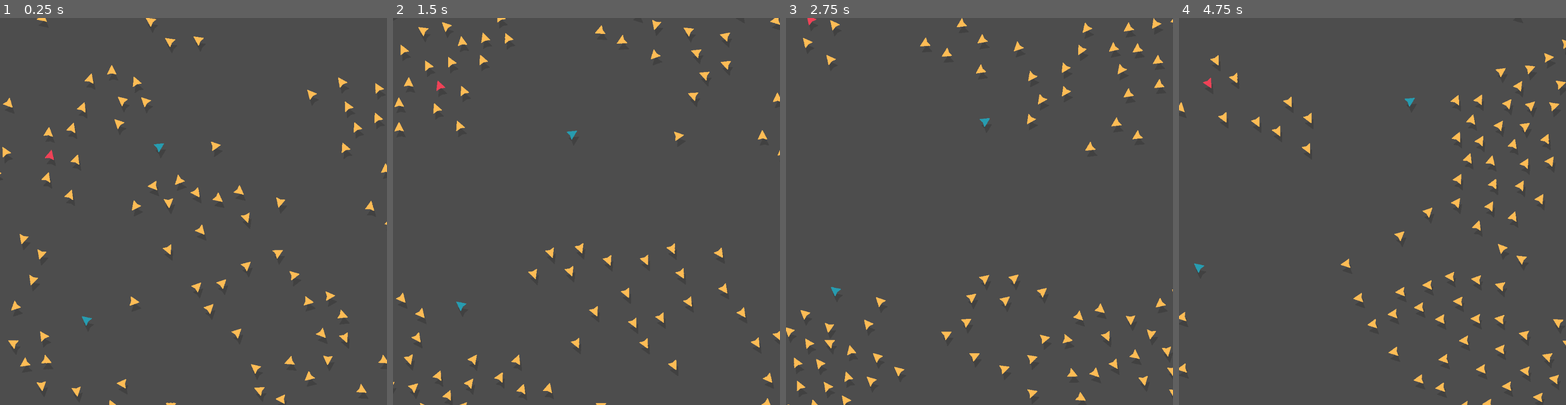
Above: before the commit, frames 1-4 (left to right).
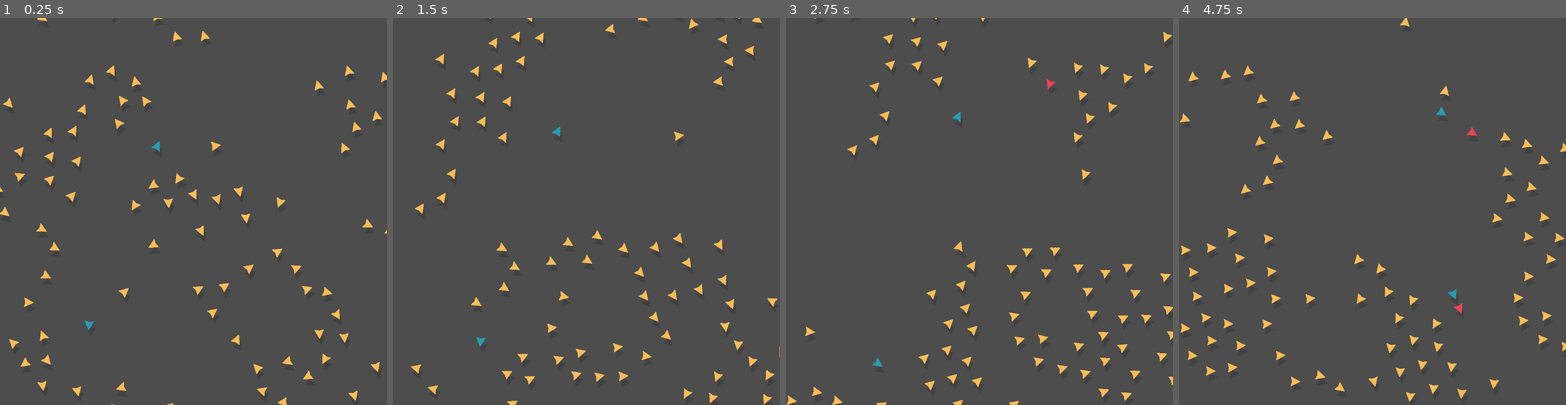
Above: after the commit, the same moments.

Repository: stefanhacks/goids
Game: Godot game, scene res://scenes/main.tscn
Same seed, same stepped clock (60 frames per second), same inputs: the game is played once before the commit and once after it. The project has no main scene, so this scene is started directly.
Inputs:
- Up to frame 1 (0.25 s): no input
- Up to frame 2 (1.5 s): no input
- Up to frame 3 (2.75 s): no input
- Up to frame 4 (4.75 s): no input

The runs differ from the first frame. In frame 1, 2.7% of the frame differs, in the area x 0-100%, y 0-100%; in frame 2, 4.3%; in frame 3, 4.6%; in frame 4, 4.9%.

Commit message:
Predator behavior.

Diff:
--- a/scenes/components/boid.gd
+++ b/scenes/components/boid.gd
@@ -2,23 +2,28 @@
 extends Node2D
 
 @export var normal_color: Color = Color('febc55')
-@export var predator_color: Color = Color('279cb0')
+@export var targeted_color: Color = Color('f04257')
 @export var tracking_color: Color = Color('f04257')
 @export var testing = false
 
 @onready var shadow_root: Node2D = $ShadowRoot
 @onready var body_root: Node2D = $BodyRoot
 @onready var direction_line: Line2D = $DirectionLine
+@onready var splat_emitter: CPUParticles2D = $SplatEmitter
 
 var boids: Array[Boid] = []
 var direction: Vector2
 var active_area: Vector2 = Vector2.ONE * 1000
+var speed = Constants.BOID_SPEED
 
 var tracking = false
 var show_direction_line = false
 
 var predator = false
-var target: Boid
+var targeted = false:
+	set(value):
+		targeted = value
+		speed = Constants.BOID_FLEEING_SPEED if value == true else Constants.BOID_SPEED
 
 
 func _ready() -> void:
@@ -34,14 +39,11 @@
 		return
 
 	# Multiplied by arbitrary weights
-	if predator == true:
-		direction = direction + _seek()
-	else:
-		var separation = _separation() * 50
-		var alignment = _alignment() * 1
-		var cohesion = _cohesion() * 1
+	var separation = _separation() * 50
+	var alignment = _alignment() * (1 if targeted == false else 0)
+	var cohesion = _cohesion() * (1 if targeted == false else 0)
 
-		direction = (direction + separation + alignment + cohesion).normalized()
+	direction = (direction + separation + alignment + cohesion).normalized()
 
 	_track()
 	_update_direction_line()
@@ -49,25 +51,8 @@
 	_wrap_around()
 
 
-func _track() -> void:
-	if tracking:
-		body_root.modulate = tracking_color
-	elif predator:
-		body_root.modulate = predator_color
-	else:
-		body_root.modulate = normal_color
-
-
-func _update_direction_line(point_to = direction) -> void:
-	if show_direction_line == true:
-		direction_line.modulate = body_root.modulate
-		direction_line.points[1] = point_to * 100
-
-	direction_line.visible = show_direction_line
-
-
 # Returns weighted vector pointing average distant direction of close by boids.
-func _separation(boid_radius = Constants.SEPARATION_RADIUS, predator_radius = Constants.PREDATOR_RADIUS) -> Vector2:
+func _separation(min_distance = Constants.SEPARATION_DISTANCE, min_predator_distance = Constants.AVOID_PREDATOR_DISTANCE) -> Vector2:
 	var separation = Vector2.ZERO
 
 	for boid in boids:
@@ -75,10 +60,10 @@
 		if distance == 0:
 			continue
 
-		if predator == false and boid.predator == true and predator_radius > distance:
+		if boid is PredatorBoid and distance < min_predator_distance:
 			var diff = (position - boid.position).normalized()
 			separation += diff * 500
-		elif boid_radius > distance:
+		elif distance < min_distance:
 			var diff = (position - boid.position).normalized()
 			separation += diff / distance
 
@@ -86,7 +71,7 @@
 
 
 # Returns normalized vector pointing towards average direction of close by boids.
-func _alignment(boid_radius = Constants.ALIGNMENT_RADIUS) -> Vector2:
+func _alignment(aligned_distance = Constants.ALIGNMENT_DISTANCE) -> Vector2:
 	var alignment = Vector2.ZERO
 
 	var aligned_to = 0.0
@@ -96,7 +81,7 @@
 		if boid == self:
 			continue
 
-		if boid_radius > distance and distance > 0:
+		if 0 < distance and distance < aligned_distance:
 			aligned_to += 1.0
 			direction_sum += boid.direction
 
@@ -107,14 +92,14 @@
 
 
 # Returns normalized vector pointing towards center position of close by boids.
-func _cohesion(boid_radius = Constants.COHESION_RADIUS) -> Vector2:
+func _cohesion(grouping_distance = Constants.COHESION_DISTANCE) -> Vector2:
 	var cohesion = Vector2.ZERO
 
 	var grouped_to = 0.0
 	var location_sum = Vector2.ZERO
 	for boid in boids:
 		var distance = boid.position.distance_to(position)
-		if boid_radius > distance and distance > 0:
+		if 0 < distance and distance < grouping_distance:
 			grouped_to += 1.0
 			location_sum += boid.position
 
@@ -125,23 +110,15 @@
 		return Vector2.ZERO
 
 
-func _seek() -> Vector2:
-	return Vector2.ZERO
+func _rotate(new_point) -> void:
+	body_root.look_at(new_point)
+	shadow_root.rotation = body_root.rotation
 
 
 func _move(delta: float) -> void:
-	var new_point = position + direction * 100.0
-	_rotate(new_point)
-
-	var speed = Constants.PREDATOR_SPEED if predator else Constants.NORMAL_SPEED
-
+	_rotate(position + direction * 100.0)
 	position.x += direction.x * delta * speed
 	position.y += direction.y * delta * speed
-
-
-func _rotate(new_point) -> void:
-	body_root.look_at(new_point)
-	shadow_root.rotation = body_root.rotation
 
 
 func _wrap_around() -> void:
@@ -154,3 +131,28 @@
 		position.y += active_area.y
 	elif(position.y > active_area.y):
 		position.y -= active_area.y
+
+
+func get_eaten() -> void:
+	splat_emitter.modulate = body_root.modulate
+	splat_emitter.emitting = true
+	body_root.visible = false
+	shadow_root.visible = false
+	splat_emitter.finished.connect(func(): queue_free())
+
+
+func _track() -> void:
+	if tracking:
+		body_root.modulate = tracking_color
+	elif targeted:
+		body_root.modulate = targeted_color
+	else:
+		body_root.modulate = normal_color
+
+
+func _update_direction_line(point_to = direction) -> void:
+	if show_direction_line == true:
+		direction_line.modulate = body_root.modulate
+		direction_line.points[1] = point_to * 100
+
+	direction_line.visible = show_direction_line
--- a/scenes/components/boid.tscn
+++ b/scenes/components/boid.tscn
@@ -1,12 +1,15 @@
-[gd_scene load_steps=3 format=3 uid="uid://dpa5tro082qtk"]
+[gd_scene load_steps=4 format=3 uid="uid://dpa5tro082qtk"]
 
 [ext_resource type="Script" path="res://scenes/components/boid.gd" id="1_10osq"]
 [ext_resource type="Texture2D" uid="uid://b5gywe422atip" path="res://assets/triangle.png" id="1_cl1rl"]
 
+[sub_resource type="Gradient" id="Gradient_okups"]
+offsets = PackedFloat32Array(0, 0.809783, 1)
+colors = PackedColorArray(1, 1, 1, 1, 1, 1, 1, 0.88587, 1, 1, 1, 0)
+
 [node name="Boid" type="Node2D"]
 script = ExtResource("1_10osq")
-normal_color = Color(0.996078, 0.737255, 0.333333, 1)
-tracking_color = Color(0.941176, 0.258824, 0.341176, 1)
+tracking_color = Color(0.704559, 0.795972, 0.541092, 1)
 
 [node name="ShadowRoot" type="Node2D" parent="."]
 position = Vector2(5, 16)
@@ -27,6 +30,23 @@
 scale = Vector2(0.4, 0.4)
 texture = ExtResource("1_cl1rl")
 
+[node name="SplatEmitter" type="CPUParticles2D" parent="."]
+emitting = false
+amount = 16
+one_shot = true
+explosiveness = 1.0
+texture = ExtResource("1_cl1rl")
+spread = 180.0
+gravity = Vector2(0, 0)
+initial_velocity_min = 50.0
+initial_velocity_max = 50.0
+damping_min = 50.0
+damping_max = 50.0
+angle_max = 360.0
+scale_amount_min = 0.02
+scale_amount_max = 0.1
+color_ramp = SubResource("Gradient_okups")
+
 [node name="DirectionLine" type="Line2D" parent="."]
 visible = false
 points = PackedVector2Array(0, 0, 150, 0)
--- a/scenes/components/boids_manager.gd
+++ b/scenes/components/boids_manager.gd
@@ -4,11 +4,14 @@
 @export var target_area: Vector2 = Vector2(1050.0, 1050.0)
 
 const BOID = preload("res://scenes/components/boid.tscn")
+const PREDATOR_BOID = preload("res://scenes/components/predator_boid.tscn")
 var boids: Array[Boid] = []
 
 func _ready() -> void:
 	for i in range(boid_count):
-		var boid = BOID.instantiate()
+		var predator = (i + 1) % 40 == 0
+
+		var boid = BOID.instantiate() if predator == false else PREDATOR_BOID.instantiate()
 		var rand_position = Vector2(
 			target_area.x * randf(),
 			target_area.y * randf(),
@@ -20,7 +23,4 @@
 		boid.position = rand_position
 		boid.name = "Boid%s" % i
 
-		boid.tracking = i == 0
-		boid.predator = (i + 1) % 40 == 0
-
 		add_child(boid)
--- /dev/null
+++ b/scenes/components/predator_boid.gd
@@ -0,0 +1,74 @@
+class_name PredatorBoid
+extends Boid
+
+@export var predator_color: Color = Color('279cb0')
+
+var target: Boid
+var hunger = Constants.PREDATOR_MAX_HUNGER
+
+
+func _ready() -> void:
+	speed = Constants.PREDATOR_SPEED
+	if testing == true:
+		return
+
+	hunger *= randf_range(0.5, 1)
+	super()
+
+
+func _physics_process(delta: float) -> void:
+	if testing == true:
+		return
+
+	_handle_hunger(delta)
+	if (hunger == 0):
+		speed = Constants.PREDATOR_HUNTING_SPEED
+		direction = (direction + _seek()).normalized()
+
+	_track()
+	_update_direction_line()
+	_move(delta)
+	_wrap_around()
+
+
+func _handle_hunger(delta: float, biting_distance = Constants.BITING_DISTANCE) -> void:
+	hunger = max(hunger - delta, 0)
+	if (target != null):
+		var distance = position.distance_to(target.position)
+		if distance < biting_distance:
+			target.get_eaten()
+			var index = boids.find(target)
+			boids.pop_at(index)
+			target = null
+			hunger = Constants.PREDATOR_MAX_HUNGER
+			speed = Constants.PREDATOR_SPEED
+
+
+# Returns normalized vector pointing towards target if exists.
+func _seek() -> Vector2:
+	if target == null:
+		var targets = boids.filter(func(boid): return boid is not PredatorBoid)
+		var target_index = randi_range(0, targets.size())
+		var size = targets.size()
+		target = boids[target_index]
+		target.targeted = true
+
+	var wrapped_x = target.position.x + active_area.x * (1 if target.position.x < position.x else -1)
+	var wrapped_y = target.position.y + active_area.y * (1 if target.position.y < position.y else -1)
+
+	var points: Array[Vector2] = [
+		Vector2(wrapped_x, target.position.y),
+		Vector2(target.position.x, wrapped_y),
+		Vector2(wrapped_x, wrapped_y),
+	]
+
+	var closest = target.position
+	for point in points:
+		if (point.distance_to(position) < closest.distance_to(position)):
+			closest = point
+
+	return position.direction_to(closest).normalized()
+
+
+func _track() -> void:
+	body_root.modulate = predator_color
--- /dev/null
+++ b/scenes/components/predator_boid.tscn
@@ -0,0 +1,31 @@
+[gd_scene load_steps=3 format=3 uid="uid://dn8ovpie3xl64"]
+
+[ext_resource type="Script" path="res://scenes/components/predator_boid.gd" id="1_4n7jv"]
+[ext_resource type="Texture2D" uid="uid://b5gywe422atip" path="res://assets/triangle.png" id="2_jm8st"]
+
+[node name="PredatorBoid" type="Node2D"]
+script = ExtResource("1_4n7jv")
+
+[node name="ShadowRoot" type="Node2D" parent="."]
+position = Vector2(5, 16)
+
+[node name="Shadow" type="Sprite2D" parent="ShadowRoot"]
+self_modulate = Color(0, 0, 0, 0.152941)
+z_index = -1
+y_sort_enabled = true
+rotation = 1.5708
+scale = Vector2(0.4, 0.4)
+texture = ExtResource("2_jm8st")
+
+[node name="BodyRoot" type="Node2D" parent="."]
+
+[node name="Body" type="Sprite2D" parent="BodyRoot"]
+y_sort_enabled = true
+rotation = 1.5708
+scale = Vector2(0.4, 0.4)
+texture = ExtResource("2_jm8st")
+
+[node name="DirectionLine" type="Line2D" parent="."]
+visible = false
+points = PackedVector2Array(0, 0, 150, 0)
+width = 1.0
--- /dev/null
+++ b/scenes/tests/test_predator_boid.gd
@@ -0,0 +1,32 @@
+extends Node2D
+
+@export var boids: Array[Boid]
+
+var direction_interval: float = .7
+var predator: PredatorBoid
+
+
+func _ready() -> void:
+	for boid in boids:
+		boid.boids = boids
+
+		if boid.testing == true:
+			predator = boid
+			boid.predator = true
+			boid.tracking = true
+			boid.show_direction_line = true
+			boid._track()
+			predator.direction = Vector2(randf_range(-1.0, 1.0), randf_range(-1.0, 1.0)).normalized()
+
+
+func _physics_process(delta: float) -> void:
+	predator._handle_hunger(delta)
+	if predator.hunger == 0:
+		predator.direction = predator._seek()
+		predator.speed = Constants.PREDATOR_HUNTING_SPEED
+
+		if predator.tracking == true:
+			predator._update_direction_line()
+
+	predator._move(delta)
+	predator._wrap_around()
--- /dev/null
+++ b/scenes/tests/test_predator_boid.tscn
@@ -0,0 +1,29 @@
+[gd_scene load_steps=4 format=3 uid="uid://dxxfwbqbhjraa"]
+
+[ext_resource type="Script" path="res://scenes/tests/test_predator_boid.gd" id="1_pa44c"]
+[ext_resource type="PackedScene" uid="uid://dn8ovpie3xl64" path="res://scenes/components/predator_boid.tscn" id="2_3e30m"]
+[ext_resource type="PackedScene" uid="uid://dpa5tro082qtk" path="res://scenes/components/boid.tscn" id="3_ciada"]
+
+[node name="TestPredator" type="Node2D" node_paths=PackedStringArray("boids")]
+script = ExtResource("1_pa44c")
+boids = [NodePath("PredatorBoid"), NodePath("Boid2"), NodePath("Boid3"), NodePath("Boid4"), NodePath("Boid5")]
+
+[node name="PredatorBoid" parent="." instance=ExtResource("2_3e30m")]
+position = Vector2(500, 500)
+testing = true
+
+[node name="Boid2" parent="." instance=ExtResource("3_ciada")]
+position = Vector2(480, 480)
+tracking_color = Color(0.704559, 0.795972, 0.541092, 1)
+
+[node name="Boid3" parent="." instance=ExtResource("3_ciada")]
+position = Vector2(520, 520)
+tracking_color = Color(0.704559, 0.795972, 0.541092, 1)
+
+[node name="Boid4" parent="." instance=ExtResource("3_ciada")]
+position = Vector2(520, 480)
+tracking_color = Color(0.704559, 0.795972, 0.541092, 1)
+
+[node name="Boid5" parent="." instance=ExtResource("3_ciada")]
+position = Vector2(480, 520)
+tracking_color = Color(0.704559, 0.795972, 0.541092, 1)
--- a/scripts/constants.gd
+++ b/scripts/constants.gd
@@ -1,11 +1,14 @@
 class_name Constants
 
-const NORMAL_SPEED = 150
-const PREDATOR_SPEED = 50
-const HUNTING_SPEED = 185
+const BOID_SPEED = 150
+const BOID_FLEEING_SPEED = 225
+const PREDATOR_SPEED = 35
+const PREDATOR_HUNTING_SPEED = 300
 
-const SEPARATION_RADIUS = 60
-const ALIGNMENT_RADIUS = 100
-const COHESION_RADIUS = 10
+const SEPARATION_DISTANCE = 60
+const ALIGNMENT_DISTANCE = 100
+const COHESION_DISTANCE = 10
 
-const PREDATOR_RADIUS = 100
+const PREDATOR_MAX_HUNGER = 5
+const AVOID_PREDATOR_DISTANCE = 100
+const BITING_DISTANCE = 10
